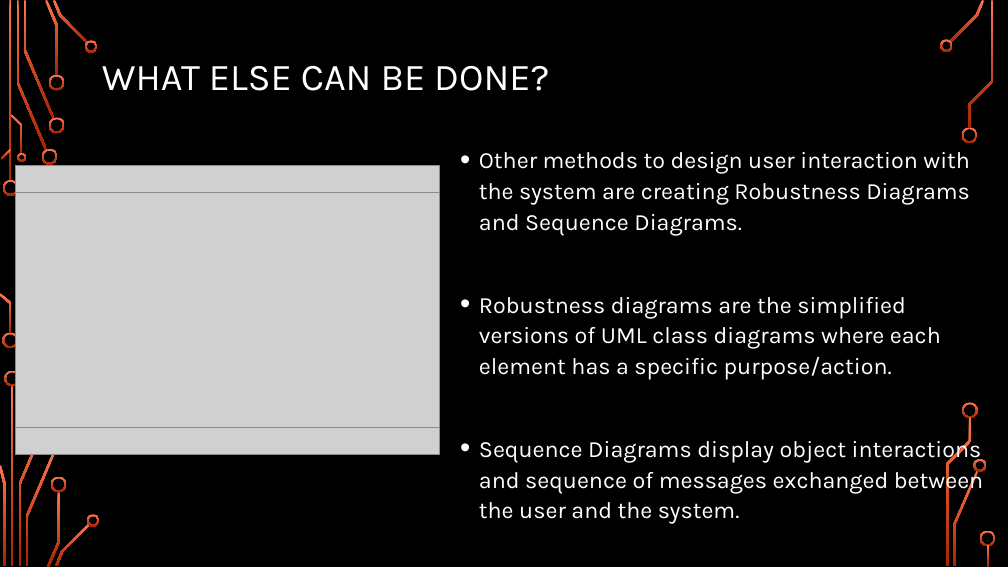
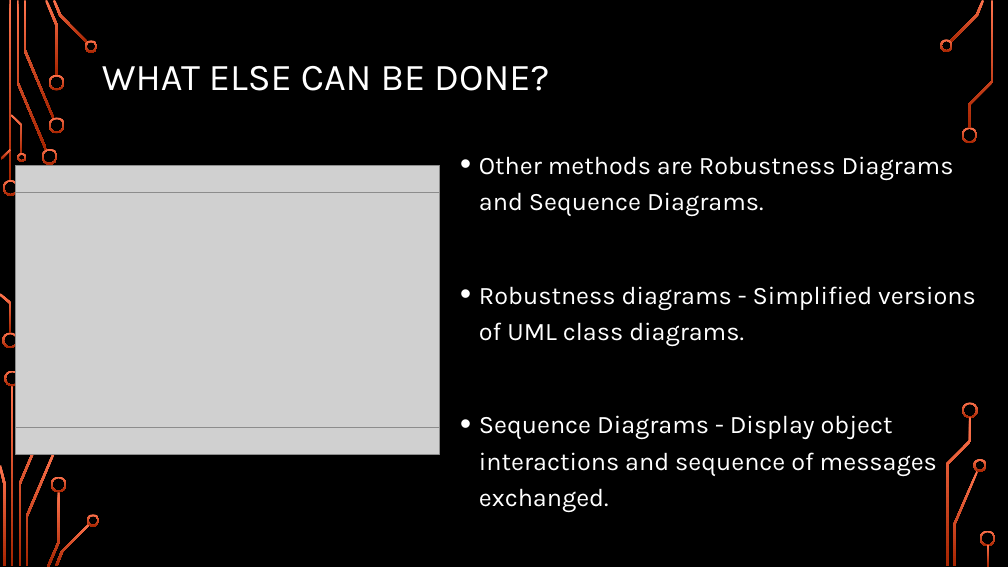
Before and after one commit to CodeBreaker707/Software-Systems-Development, a slide deck: slide 6 of Topic 2 - AE1.pptx. Drawn at 1008x567 pixels with LibreOffice and Linux fonts; fonts in the diff are those of the drawing; grey boxes stand for pictures; background and template pictures are left out. Boxes give left, top, right and bottom in pixels: in the first picture for what was removed or moved away, otherwise in the second. Text is boxed around its words. In the diff, an @@ line names an element or a change of style, - is before the commit and + after.

```diff
--- a/Topic 2 - AE1.pptx
+++ b/Topic 2 - AE1.pptx
@@ text at bbox=[479, 156, 976, 512]: text changed; size 22.2 to 24 pt @@
-• Other methods to design user interaction with the system are creating Robustness Diagrams and Sequence Diagrams.
-• Robustness diagrams are the simplified versions of UML class diagrams where each element has a specific purpose/action.
-• Sequence Diagrams display object interactions and sequence of messages exchanged between the user and the system.
+• Other methods are Robustness Diagrams and Sequence Diagrams.
+• Robustness diagrams - Simplified versions of UML class diagrams.
+• Sequence Diagrams - Display object interactions and sequence of messages exchanged.
```
Also in this commit, not shown: 6 other slides changed, 3 other files.
